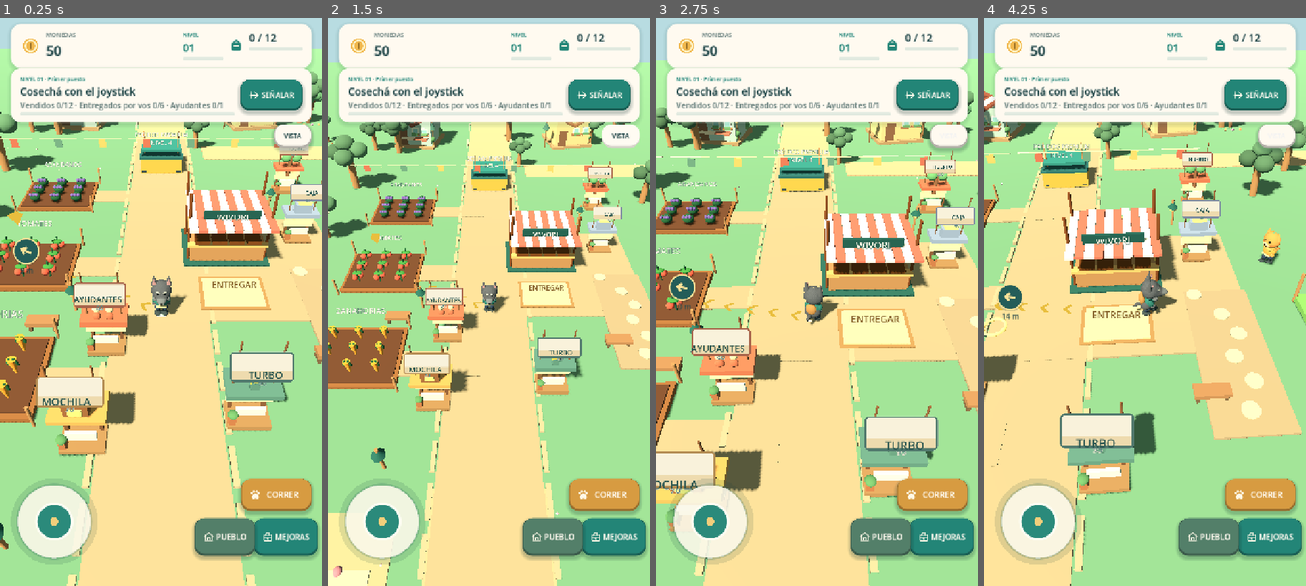
Above: before the commit, frames 1-4 (left to right).
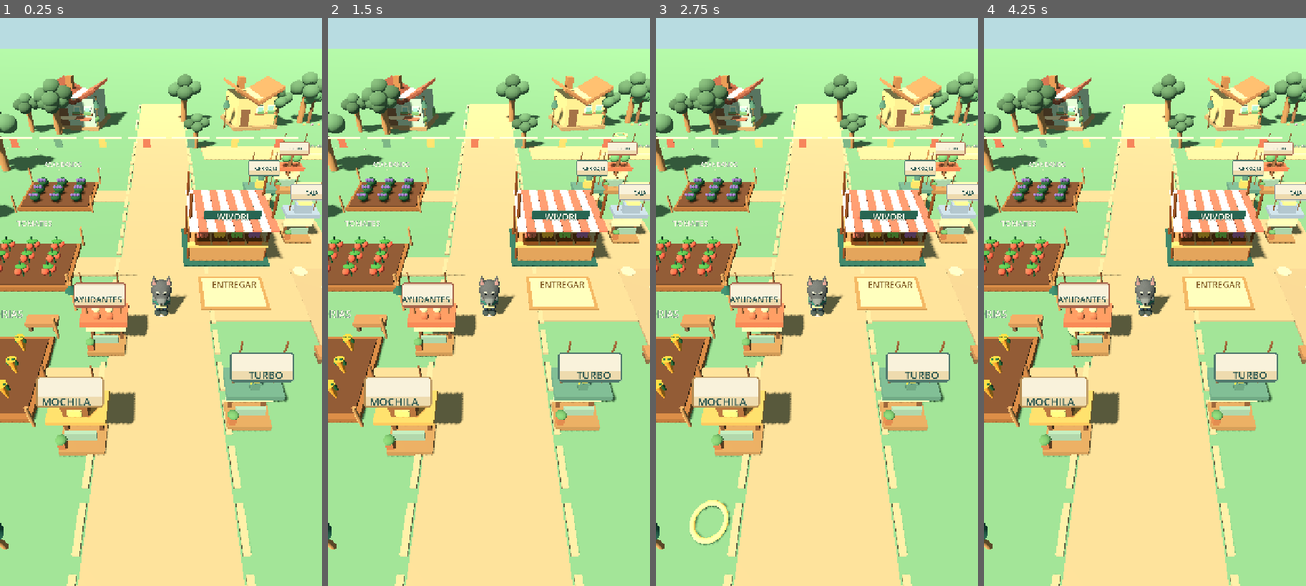
Above: after the commit, the same moments.

Repository: alejandropemamartinez-crypto/WivoriTrails
Game: Godot game, scene res://Main.tscn
The game is run twice, just before and just after one commit, with the same random seed, the same clock (stepped at 60 frames per second) and the same inputs.
Inputs (mouse positions are in pixels of both pictures, inside the frame that each line leads up to):
- Up to frame 1 (0.25 s): no input
- Up to frame 2 (1.5 s): click (598, 97) at 0.5 s, where only the run before the commit has a clickable "SEÑALAR"; click (621, 137) at 1.25 s, where only the run before the commit has a clickable "VISTA"
- Up to frame 3 (2.75 s): tap Enter at 2 s; drag from (710, 523) to (849, 171) at 2.02 s
- Up to frame 4 (4.25 s): drag from (1080, 330) to (1128, 415) at 2.77 s; move the mouse to (1177, 171) at 3.52 s; hold D from 3.53 s (still down)

The runs differ from the first frame. In frame 1, 27% of the frame differs, in the area x 0-100%, y 1-99%; in frame 2, 59%; in frame 3, 68%; in frame 4, 85%, in the area x 0-100%, y 1-100%.
Error after the commit: Parse Error: Cannot infer the type of "txt" variable because the value doesn't have a set type. (res://scripts/cash_economy.gd:48)

Commit message:
Route every sale into physical cash registers, add hireable collector, reduce Turbo speed and persist cash

Diff:
--- a/scripts/game.gd
+++ b/scripts/game.gd
@@ -8,14 +8,15 @@
 const TrailScript = preload("res://scripts/trail_guide.gd")
 const RunScript = preload("res://scripts/market_run.gd")
 const TownScript = preload("res://scripts/town_builder.gd")
+const CashScript = preload("res://scripts/cash_economy.gd")
 const SAVE_PATH = "user://wivori_trails_save.json"
 const MAX_HELPERS := 12
 const BASE_SPEED := 6.8
-const MAX_SPEED := 14.3
+const MAX_SPEED := 9.2
 const PAD_RADIUS := 1.85
 const UPGRADE_POS = {"helper":Vector3(-2.6,0,6.3),"bag":Vector3(-3,0,11),"speed":Vector3(3.5,0,10),
 	"checkout":Vector3(9,0,-3),"expand":Vector3(10,0,-10),"pier":Vector3(16,0,12),
-	"lock":Vector3(7,0,-6.5),"alarm":Vector3(12,0,9.8),"guard":Vector3(7.5,0,11)}
+	"lock":Vector3(7,0,-6.5),"alarm":Vector3(12,0,9.8),"guard":Vector3(7.5,0,11),"collector":Vector3(-4.6,0,7.6)}
 const SHIPMENT_SIZE := 6
 const SHIPMENT_RESERVE := 3
 const SHIPMENT_DURATION := 30.0
@@ -82,6 +83,8 @@
 var director
 var run
 var town: WivoriTown
+var cash: WivoriCashEconomy
+var move_velocity:=Vector3.ZERO
 var manual_delivered := 0
 var marker_time := 0.0
 var trail
@@ -117,6 +120,7 @@
 	director=DirectorScript.new(self)
 	run=RunScript.new(self)
 	town=TownScript.new(); town.g=self; add_child(town)
+	cash=CashScript.new(); cash.g=self; add_child(cash)
 	_load_progress()
 	camera_follow=player.position
 	_update_camera(1.0)
@@ -221,8 +225,9 @@
 
 func _upgrade(kind: String) -> Dictionary:
 	var definitions := {
+		"collector":{"name":"Conejo recaudador","short":"RECAUDACIÓN","price":CashScript.COLLECTOR_PRICE,"benefit":"Recoge las pilas de dinero de las cajas y las lleva a tesorería.","done":cash.collector_hired},
 		"helper":{"name":"Ayudante automático","short":"AYUDANTE","price":helper_cost,"benefit":"Cosecha y entrega por vos.","done":worker_count>=MAX_HELPERS},
-		"checkout":{"name":"Caja rápida","short":"CAJA RÁPIDA","price":140+checkout_level*180,"benefit":"Atiende casi al doble de velocidad.","done":checkout_level>=3},
+		"checkout":{"name":"Caja rápida","short":"CAJA RÁPIDA","price":140+checkout_level*180,"benefit":"Atiende más rápido; la primera mejora abre una segunda caja de efectivo.","done":checkout_level>=3},
 		"bag":{"name":"Mochila más grande","short":"MOCHILA","price":bag_cost,"benefit":"Llevá %d productos por viaje." % mini(300,max_capacity+6),"done":max_capacity>=300},
 		"speed":{"name":"Zapatillas turbo","short":"VELOCIDAD","price":speed_cost,"benefit":"Más velocidad en todos tus viajes.","done":player_speed>=MAX_SPEED},
 		"expand":{"name":"Huerto de manzanas","short":"HUERTO","price":expand_cost,"benefit":"9 cultivos nuevos. Cada manzana vale 14.","done":orchard_owned},
@@ -319,6 +324,9 @@
 	event_fade=time_
 
 func _buy(kind: String) -> void:
+	if kind=="collector":
+		cash.hire_collector()
+		return
 	var upgrade := _upgrade(kind)
 	if upgrade.is_empty() or upgrade["done"] or upgrade["locked"]:return
 	var price: int=upgrade["price"]
@@ -336,6 +344,7 @@
 		"checkout":
 			var previous_time := _checkout_duration()
 			checkout_level+=1
+			if checkout_level==1:cash.unlock_second_register()
 			for customer in customers:
 				if customer["stage"]=="buying":customer["wait"]*=(_checkout_duration()/previous_time)
 			_notice("¡CAJA MÁS RÁPIDA!\nAhora los clientes esperan menos.",2.5)
@@ -351,7 +360,7 @@
 			run.guard_level+=1
 			_notice("¡GUARDIA CONTRATADO!\nPatrulla; vos atendé pedidos e interceptá al resto.",2.5)
 		"speed":
-			player_speed=minf(MAX_SPEED,player_speed+.65)
+			player_speed=minf(MAX_SPEED,player_speed+.48 if player_speed<8.4 else player_speed+.32)
 			speed_cost+=55
 			_notice("¡ZAPATILLAS TURBO!",1.8)
 		"bag":
@@ -542,7 +551,7 @@
 		var income: int=int(SELL_VALUE[kind])*count
 		_record_sale(count,income)
 		total_buyers+=1
-		_cash_sound(); cashier.walk_amount=.55
+		cashier.walk_amount=.55
 		# A quiet floating receipt leaves tutorial/upgrade announcements readable.
 		world.sale_receipt(a.position,income)
 		c["stage"]="leaving"
@@ -556,9 +565,8 @@
 
 func _record_sale(amount: int, income: int) -> void:
 	income+=town.income_bonus(income) if town!=null else 0
-	coins+=income
+	cash.add_sale(income)
 	earned+=income
-	if hud!=null and hud.root!=null:hud.animate_income(income,camera.unproject_position(Vector3(4,2,-1)))
 	sold+=amount
 	quest_level=maxi(quest_level,int(sold/20)+1)
 
@@ -605,12 +613,18 @@
 	# Player travel is exclusively manual. Guides and terrain taps only mark.
 	var world_motion := Vector3(joy.x,0,joy.y).rotated(Vector3.UP,camera_yaw)
 	if shop_panel.visible: world_motion = Vector3.ZERO
-	var velocity := world_motion * player_speed * town.player_speed_factor() * (1.50 if boost_active else 1.0)
+	var velocity := world_motion * minf(10.6,player_speed * town.player_speed_factor() * (1.22 if boost_active else 1.0))
+	# Turbo upgrades provide controllable acceleration, not runaway speed.
+	# When joystick is released, Scottie stops instead of sliding past a target.
 	if velocity.length()>.05:
-		player.position=world.navigation.slide(player.position,velocity*delta)
+		move_velocity=move_velocity.lerp(velocity,1.0-exp(-16.0*delta))
+	else:
+		move_velocity=Vector3.ZERO
+	if move_velocity.length()>.05:
+		player.position=world.navigation.slide(player.position,move_velocity*delta)
 		if player.has_meta("route_goal"): player.remove_meta("route_goal")
-		last_player_heading = velocity.normalized()
-		player.walk_to(velocity.normalized(),velocity.length())
+		last_player_heading = move_velocity.normalized()
+		player.walk_to(move_velocity.normalized(),move_velocity.length())
 	harvest_wait-=delta
 	drop_wait-=delta
 	if harvest_wait<=0 and _total_bag()<max_capacity:
@@ -734,6 +748,7 @@
 	marker_time-=delta
 	if marker_time<=0:destination_marker.visible=false
 	_process_player(delta)
+	cash.tick(delta)
 	_process_helpers(delta)
 	_process_customers(delta)
 	_process_shipping(delta)
@@ -830,7 +845,7 @@
 	var crops: Array = []
 	for crop in world.crop_spots:
 		crops.append({"regrow":crop["regrow"] if not crop["ready"] else 0.0})
-	return {"version":4,"coins":coins,"earned":earned,"sold":sold,"delivered":delivered,
+	return {"version":5,"cash":cash.save_state(),"coins":coins,"earned":earned,"sold":sold,"delivered":delivered,
 		"worker_count":worker_count,"player_speed":player_speed,"max_capacity":max_capacity,
 		"stash":stash,"counter":counter,"quest_level":quest_level,"total_buyers":total_buyers,
 		"helper_cost":helper_cost,"speed_cost":speed_cost,"bag_cost":bag_cost,"orchard_owned":orchard_owned,
@@ -856,7 +871,7 @@
 	worker_count=int(SaveStore.number(data,"worker_count",0,0,MAX_HELPERS))
 	if int(data.get("version",1))<3:
 		# Preserve every previously purchased speed bonus on the new faster base.
-		player_speed=SaveStore.number(data,"player_speed",4.5,4.5,12)+(BASE_SPEED-4.5)
+		player_speed=minf(MAX_SPEED,SaveStore.number(data,"player_speed",4.5,4.5,12)+(BASE_SPEED-4.5))
 	else:
 		player_speed=SaveStore.number(data,"player_speed",BASE_SPEED,BASE_SPEED,MAX_SPEED)
 	checkout_level=int(SaveStore.number(data,"checkout_level",0,0,3))
@@ -901,6 +916,7 @@
 	manual_delivered=int(SaveStore.number(data,"manual_delivered",0,0,10000000))
 	run.load_state(data["run"] if data.get("run") is Dictionary else {})
 	town.load_state(data["town"] if data.get("town") is Dictionary else {})
+	cash.load_state(data["cash"] if data.get("cash") is Dictionary else {})
 	world.update_pier_shipment(shipment["kind"],shipment["amount"],shipment["remaining"],SHIPMENT_DURATION)
 	player.set_carry(_total_bag())
 
